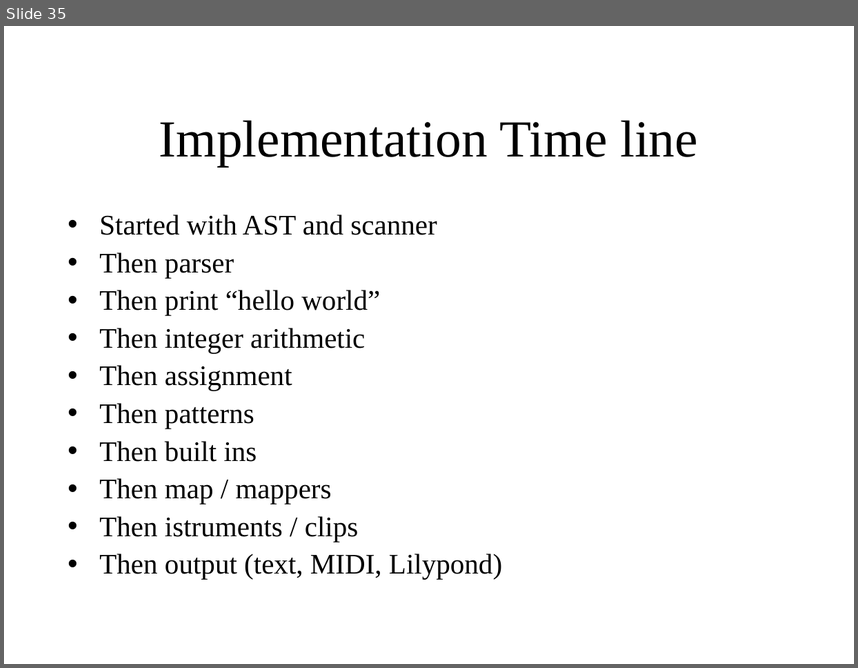
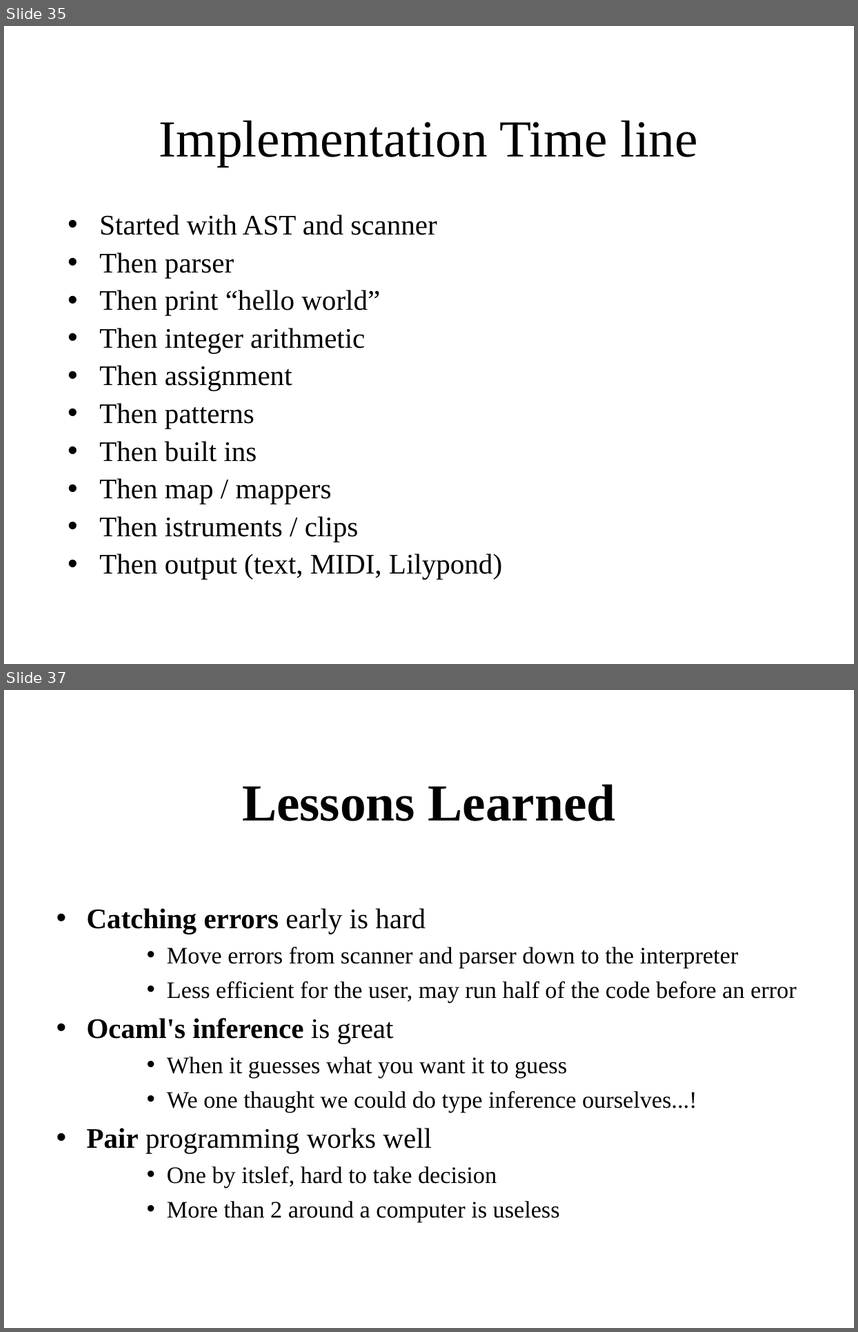
Before and after one commit to waseemilahi/drul, a slide deck: Presentation/Parts1-2.ppt. Shown one above the other, each under a label of ours: slide 35 before the commit, slides 35 and 37 after it; the slides between them are not shown. The pictures are 858x668 and 858x1332 pixels, drawn with LibreOffice and Linux fonts; fonts in the diff are those of the drawing. Boxes give left, top, right and bottom in pixels: in the first picture for what was removed or moved away, otherwise in the second. Text is boxed around its words. In the diff, an @@ line names an element or a change of style, - is before the commit and + after.

```diff
--- a/Presentation/Parts1-2.ppt
+++ b/Presentation/Parts1-2.ppt
@@ slide 37 added at box(4, 690, 854, 1328), background #FFFFFF @@
@@ title added at box(242, 784, 616, 821), 44 pt, text #000000, bold @@
+Lessons Learned
@@ text added at box(87, 908, 797, 1222), 20 pt, text #000000 @@
+• Catching errors early is hard
+    • Move errors from scanner and parser down to the interpreter
+    • Less efficient for the user, may run half of the code before an error
+• Ocaml's inference is great
+    • When it guesses what you want it to guess
+    • We one thaught we could do type inference ourselves...!
+• Pair programming works well
+    • One by itslef, hard to take decision
+    • More than 2 around a computer is useless
```
Also in this commit, not shown: 2 other slides added.
